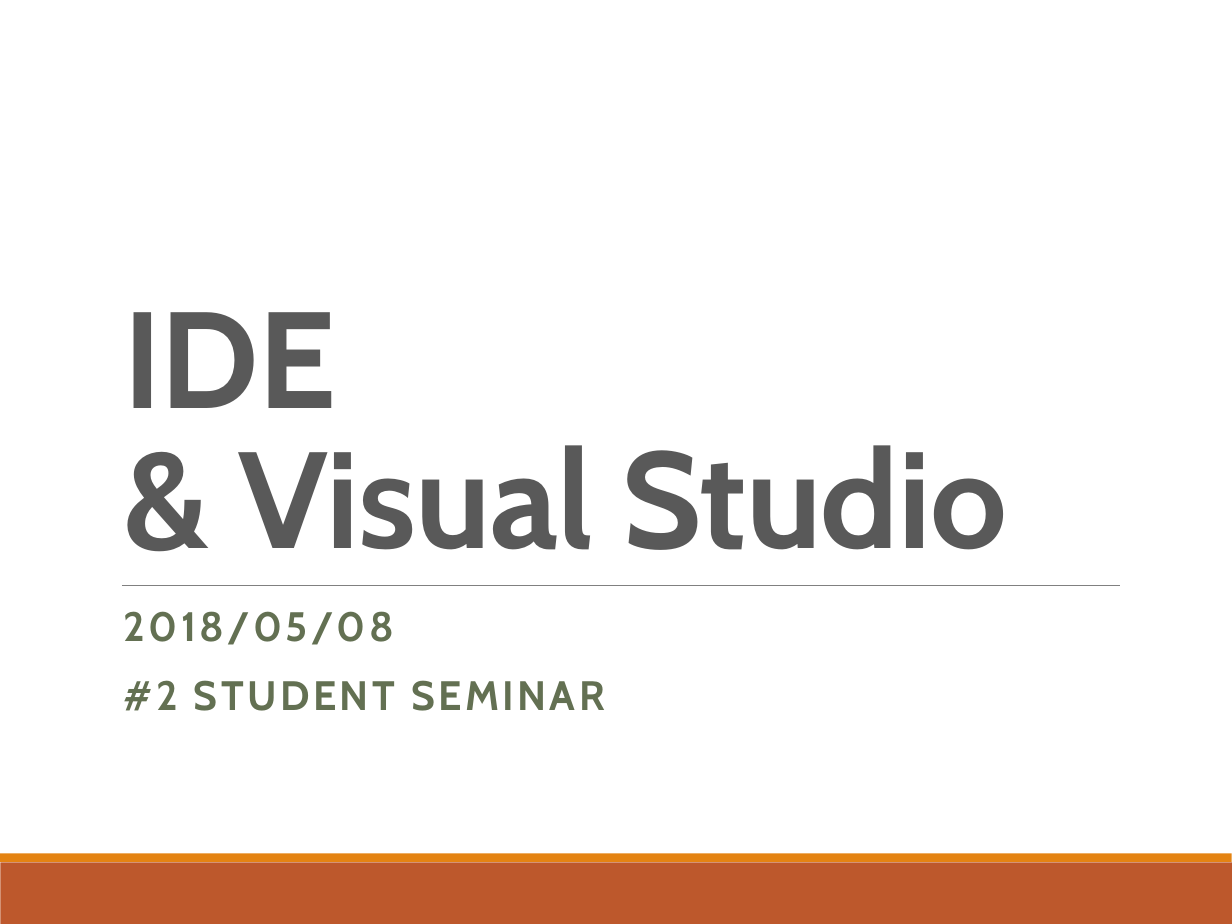
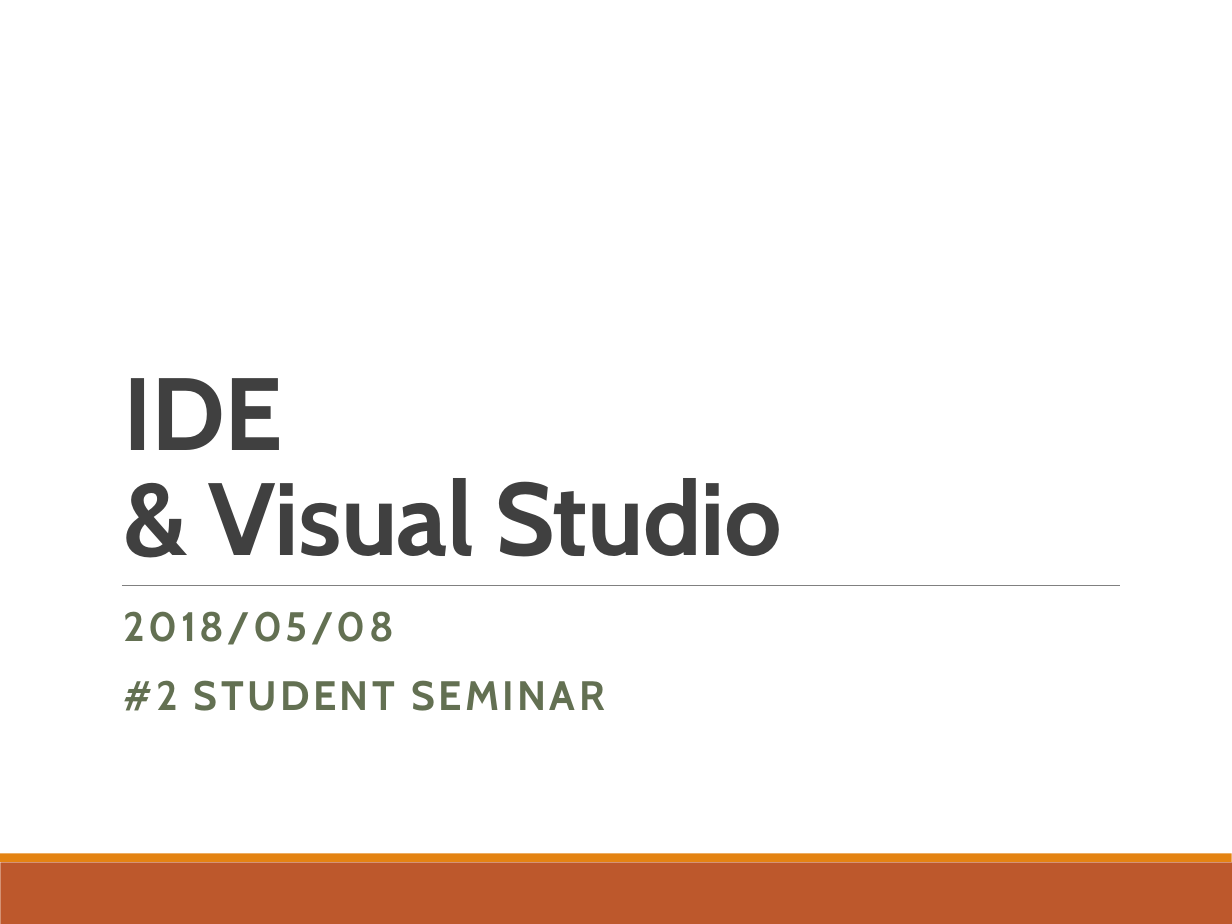
Before and after one commit to whcitizen/citizen-_task, a slide deck: slide 1 of 02_working/07_IDE/02_スライド/IDE&VS_20180508.pptx. Drawn at 1232x924 pixels with LibreOffice and Linux fonts; fonts in the diff are those of the drawing. Boxes give left, top, right and bottom in pixels: in the first picture for what was removed or moved away, otherwise in the second. Text is boxed around its words. In the diff, an @@ line names an element or a change of style, - is before the commit and + after.

```diff
--- a/02_working/07_IDE/02_スライド/IDE&VS_20180508.pptx
+++ b/02_working/07_IDE/02_スライド/IDE&VS_20180508.pptx
@@ title "IDE & Visual Studio" at [123,378,783,557]: size 80 to 60 pt, text colour #595959 to #404040 @@
```
Also in this commit, not shown: 5 other slides changed, 3 slides added, 1 slide removed, 14 other files.
